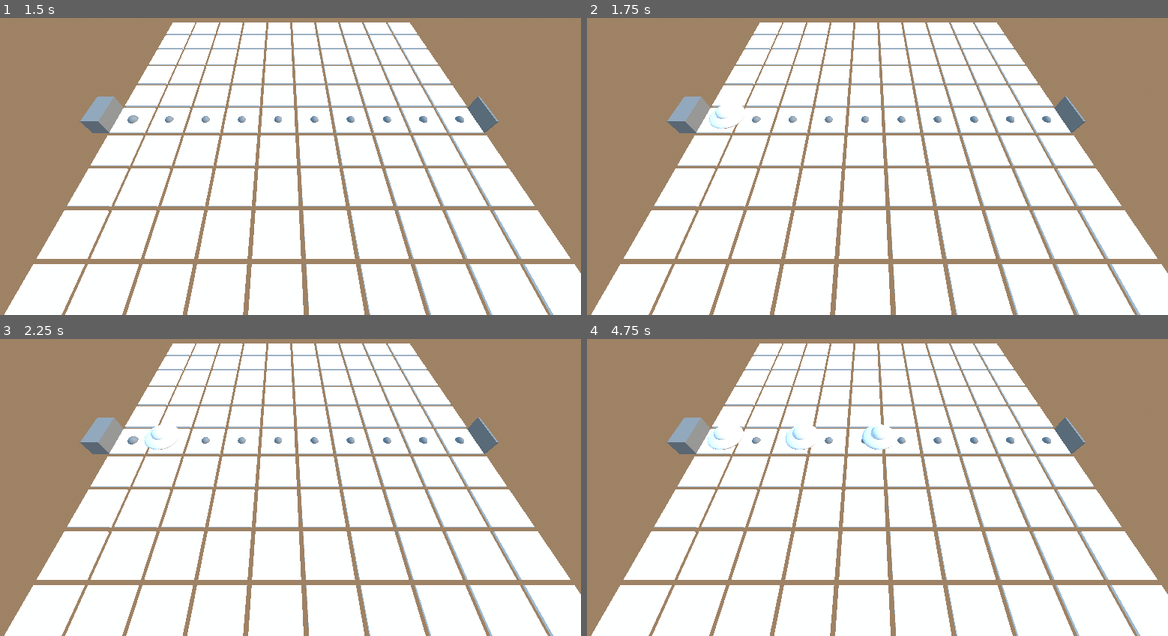
Above: before the commit, frames 1-4 (two rows, left to right).
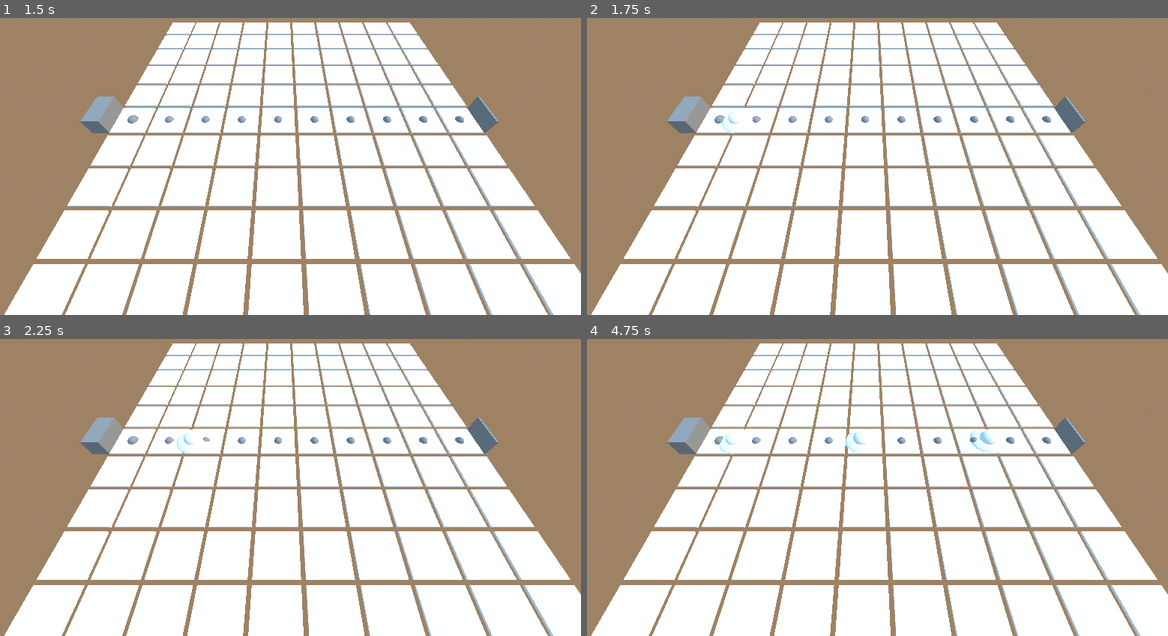
Above: after the commit, the same moments.

Repository: MackWessels/glowfront
Game: Godot game, scene res://scenes/main.tscn
Same seed, same stepped clock (60 frames per second), same inputs: the game is played once before the commit and once after it.
Inputs (mouse positions are in pixels of both pictures, inside the frame that each line leads up to):
- Up to frame 1 (1.5 s): tap Enter at 0.5 s; move the mouse to (412, 130) at 0.52 s; click (412, 130) at 0.67 s; tap Space at 1.25 s; move the mouse to (162, 163) at 1.27 s; click (162, 163) at 1.42 s
- Up to frame 2 (1.75 s): no input
- Up to frame 3 (2.25 s): move the mouse to (342, 395) at 2.02 s; click (342, 395) at 2.17 s
- Up to frame 4 (4.75 s): move the mouse to (836, 535) at 2.77 s; click (836, 535) at 2.92 s; move the mouse to (1045, 517) at 3.52 s; click (1045, 517) at 3.67 s; move the mouse to (691, 416) at 4.27 s; click (691, 416) at 4.42 s

Frame 1 is identical in both runs. In frame 2, 0.2% of the frame differs, in the area x 21-29%, y 29-39%; in frame 3, 0.3%; in frame 4, 0.8%, in the area x 20-71%, y 28-39%.

Commit message:
changed enemy pathing to use path follower to smooth movement

Diff:
--- a/scenes/enemy.tscn
+++ b/scenes/enemy.tscn
@@ -26,6 +26,7 @@
 curve = SubResource("Curve3D_md0e3")
 
 [node name="PathFollow3D" type="PathFollow3D" parent="Path3D"]
+loop = false
 
 [node name="UFO" parent="Path3D/PathFollow3D" instance=ExtResource("2_md0e3")]
 
--- a/scenes/tile_board.tscn
+++ b/scenes/tile_board.tscn
@@ -1,9 +1,10 @@
-[gd_scene load_steps=7 format=3 uid="uid://b3dnbvtjgt0fw"]
+[gd_scene load_steps=8 format=3 uid="uid://b3dnbvtjgt0fw"]
 
 [ext_resource type="Script" uid="uid://ca8don34xaocj" path="res://scripts/tile_board.gd" id="1_58eyr"]
 [ext_resource type="PackedScene" uid="uid://bejcwxqtu5216" path="res://scenes/tile.tscn" id="2_utemg"]
 [ext_resource type="PackedScene" uid="uid://4r5ok51tc656" path="res://scenes/enemy_spawner.tscn" id="3_2x8nh"]
 [ext_resource type="PackedScene" uid="uid://bnpwkqho7ndgk" path="res://scenes/goal.tscn" id="4_ijtfa"]
+[ext_resource type="PackedScene" uid="uid://bksm503hl2ahi" path="res://scenes/enemy.tscn" id="4_jdbot"]
 
 [sub_resource type="Curve3D" id="Curve3D_ijtfa"]
 
@@ -16,6 +17,7 @@
 spawner_node = NodePath("EnemySpawner")
 
 [node name="EnemySpawner" parent="." node_paths=PackedStringArray("tile_board") instance=ExtResource("3_2x8nh")]
+enemy_scene = ExtResource("4_jdbot")
 tile_board = NodePath("..")
 
 [node name="Goal" parent="." instance=ExtResource("4_ijtfa")]
--- a/scripts/enemy.gd
+++ b/scripts/enemy.gd
@@ -1,34 +1,31 @@
 extends CharacterBody3D
 
-@export var speed: float = 3.0
-@export var max_health: int = 3
-var current_health: int
-var is_targetable = false
+@export var speed := 5.0
 
-var path: Array = []
-var path_index: int = 0
+var distance := 0.0
+var curve: Curve3D
+var total_length := 0.0
 
-func _ready():
-	await get_tree().create_timer(0.1).timeout
-	is_targetable = true
-	current_health = max_health
-	add_to_group("enemies")
+func set_path(new_curve: Curve3D) -> void:
+	curve = new_curve
+	if curve:
+		total_length = curve.get_baked_length()
 
-	print("Enemy path:", path)
-
-func _physics_process(delta):
-	if path_index >= path.size():
+func _process(delta: float) -> void:
+	if not curve or total_length <= 0:
 		return
 
-	var target_pos = path[path_index]
-	var distance = global_position.distance_to(target_pos)
+	distance += speed * delta
 
-	if distance < .5:
-		global_position = target_pos
-		path_index += 1
-		velocity = Vector3.ZERO
-	else:
-		var direction = (target_pos - global_position).normalized()
-		velocity = direction * speed
+	if distance >= total_length:
+		queue_free()
+		return
 
-	move_and_slide()
+	var current_pos = curve.sample_baked(distance, true)
+	global_position = current_pos
+
+	var lookahead_distance = min(distance + 0.1, total_length)
+	var ahead_pos = curve.sample_baked(lookahead_distance, true)
+	var direction = (ahead_pos - current_pos).normalized()
+
+	look_at(current_pos + direction, Vector3.UP)
--- a/scripts/enemy_spawner.gd
+++ b/scripts/enemy_spawner.gd
@@ -13,12 +13,18 @@
 		spawn_enemy()
 
 func spawn_enemy():
-	if not enemy_scene or tile_board.cached_path.is_empty():
-		print("Cannot spawn enemy: missing scene or path")
+	if not enemy_scene or not tile_board.has_node("Path3D"):
+		print("Missing enemy scene or tile_board Path3D")
 		return
 
 	var enemy = enemy_scene.instantiate()
-	enemy.path = tile_board.cached_path.duplicate()
-	enemy.path_index = 0
+	var path3d = tile_board.get_node("Path3D")
+	var curve = path3d.curve
+
+	if curve == null or curve.get_point_count() == 0:
+		print("No path curve found")
+		return
+
+	# Pass the curve to the enemy
+	enemy.set_path(curve)
 	add_child(enemy)
-	enemy.global_position = enemy.path[0]
